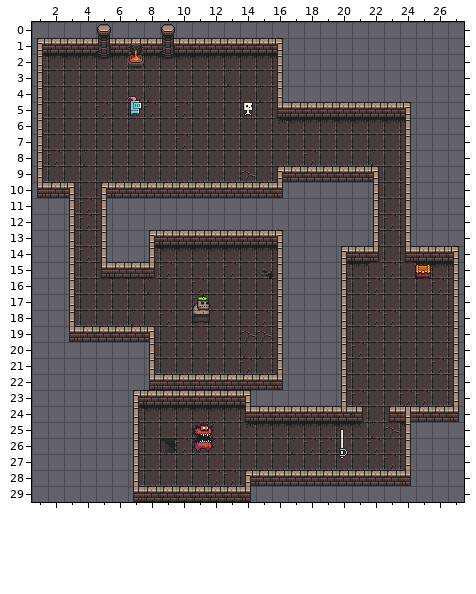
Two states of a Tiled map, tiled/level-01.tmx. Above is the file before it was changed.
Cells are 16x16 px. Shown: x 1..27, y 0..29.
The result:
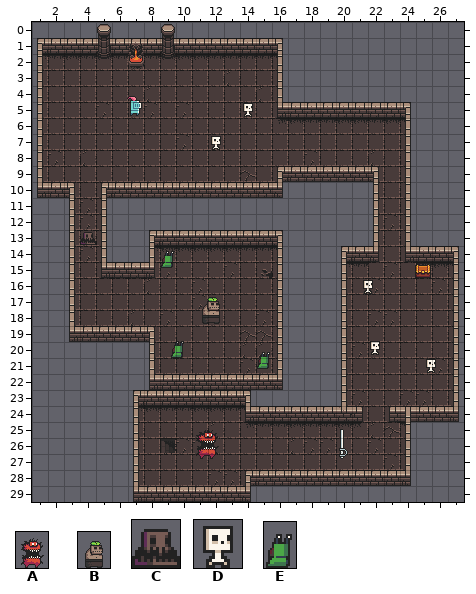
Key: from "creatures": A 2 "big_demon_idle_anim_f0", B 3 "big_zombie_idle_anim_f0", C 32 "muddy_anim_f0", D 38 "skelet_idle_anim_f0", E 40 "slug_anim_f0".
Objects are placed by their top-left corner, in cells (3,4 is the top-left corner of cell 3,4); size is 1x1 cell unless given.
Edits made:
Layer "spawns":
changed: D "monster" at 14,4.9 -> D "skeleton" at 14,4.9
changed: B "monster" at 10.6,16.6 size 2x2.2 -> B "big_zombie" at 11.2,16.7 size 2x2.2
changed: A "monster" at 10.7,24.6 size 2x2.2 -> A "big_demon" at 10.9,25.1 size 2x2.2
added: D "skeleton" at 12,7
added: C "muddy" at 4,12.9
added: E "slug" at 9,14 size 1x1.4
added: D "skeleton" at 21.5,16
added: D "skeleton" at 21.9,19.8
added: E "slug" at 9.6,19.6 size 1x1.4
added: E "slug" at 15,20.3 size 1x1.4
added: D "skeleton" at 25.4,20.9
